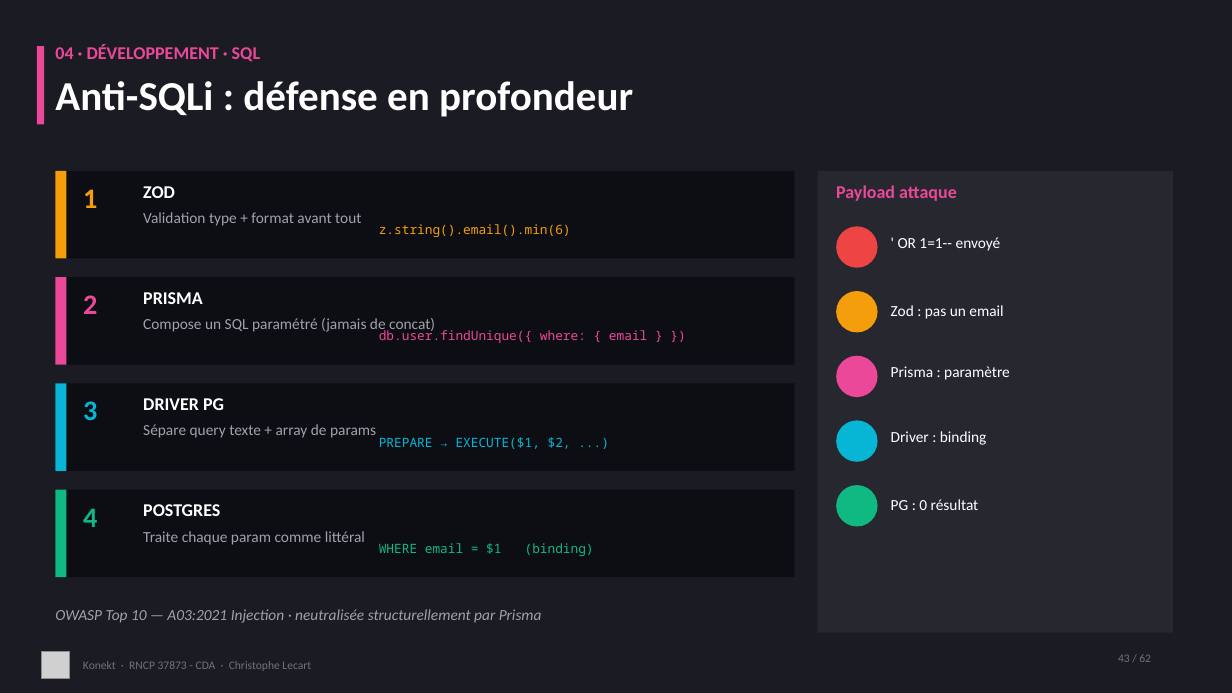
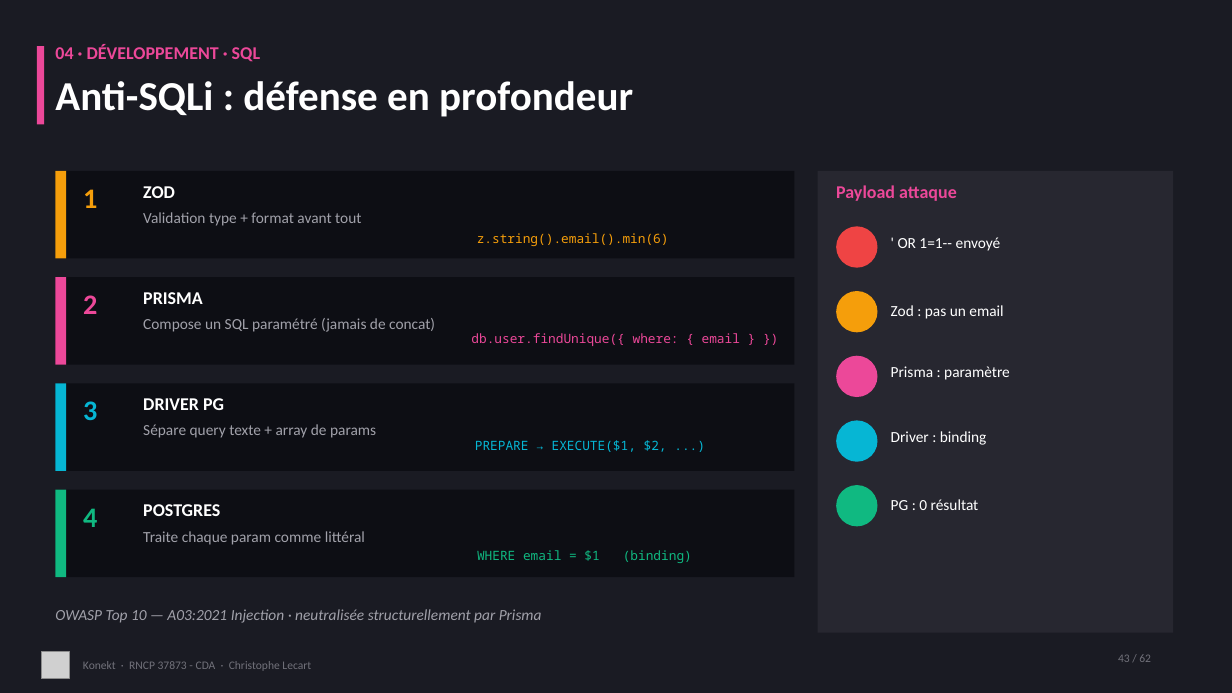
Before and after one commit to CLecart/social-network, a slide deck: slide 43 of dossier-certification/00-presentation/Konekt_RNCP_37873_Support_Visuel.pptx. Drawn at 1232x693 pixels with LibreOffice and Linux fonts; fonts in the diff are those of the drawing; grey boxes stand for pictures. Boxes give left, top, right and bottom in pixels: in the first picture for what was removed or moved away, otherwise in the second. Text is boxed around its words. In the diff, an @@ line names an element or a change of style, - is before the commit and + after.

```diff
--- a/dossier-certification/00-presentation/Konekt_RNCP_37873_Support_Visuel.pptx
+++ b/dossier-certification/00-presentation/Konekt_RNCP_37873_Support_Visuel.pptx
@@ text "z.string().email().min(6)": place and size @@
-text "z.string().email().min(6)" at box(379, 224, 571, 237)
+text "z.string().email().min(6)" at box(477, 233, 669, 246)
@@ text "db.user.findUnique({ where: { email } ...": place and size @@
-text "db.user.findUnique({ where: { email } ..." at box(379, 328, 647, 343)
+text "db.user.findUnique({ where: { email } ..." at box(471, 333, 740, 346)
@@ text "PREPARE → EXECUTE($1, $2, ...)": place and size @@
-text "PREPARE → EXECUTE($1, $2, ...)" at box(379, 437, 571, 449)
+text "PREPARE → EXECUTE($1, $2, ...)" at box(475, 440, 667, 452)
@@ text "WHERE email = $1 (binding)": place and size @@
-text "WHERE email = $1 (binding)" at box(379, 543, 594, 556)
+text "WHERE email = $1 (binding)" at box(477, 550, 692, 563)
```
Also in this commit, not shown: 7 other slides changed, 5 other files.
